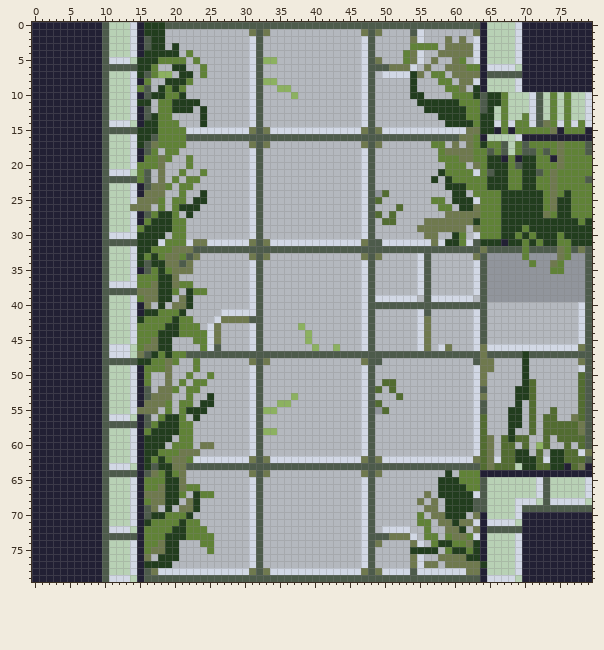
Sprite sheet -- GreatMeadow/Assets/Features/Maze_Namespace/Tiles/TileSprites/NorthEastSouth.png. Above, as it was before the edit.
The file is 80x80 pixels. Colours within 5 levels of each other are drawn and written as one.
Once edited:
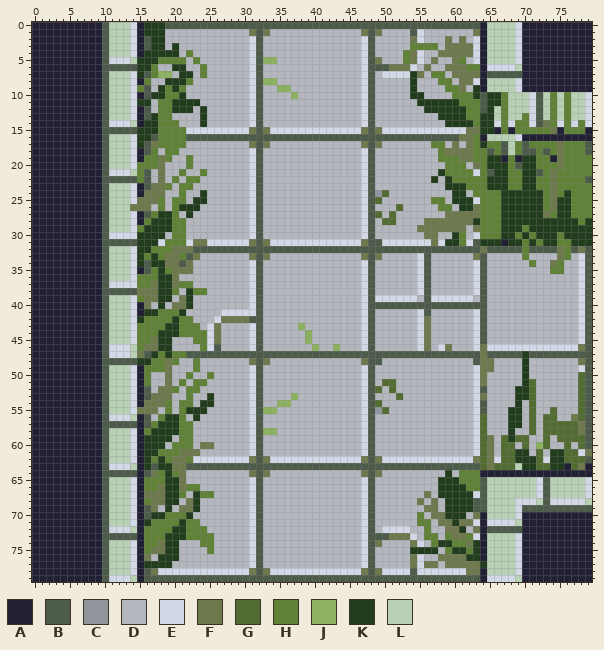
Palette (. is transparent): A #222034  B #4d5b4b  C #91959c  D #b4b8be  E #d2d8e5  F #6f794e  G #526c31  H #608237  J #8cb160  K #223d1e  L #b8d1b5
The exact change:
y 33: x 65..69 CCCCC -> DDDDD; x 71..74 CCCC -> DDDD; x 77..78 CC -> DE
y 34: x 65..70 CCCCCC -> DDDDDD; x 72..73 CC -> DD; x 76..78 CCC -> DDE
y 35: x 65..73 CCCCCCCCC -> DDDDDDDDD; x 76..78 CCC -> DDE
y 36..39: x 65..78 CCCCCCCCCCCCCC -> DDDDDDDDDDDDDE
